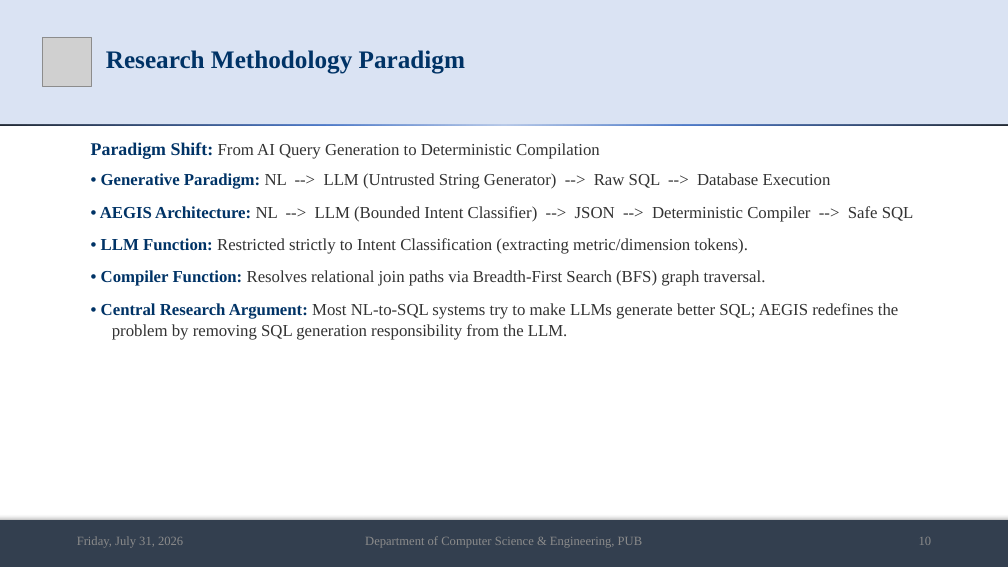
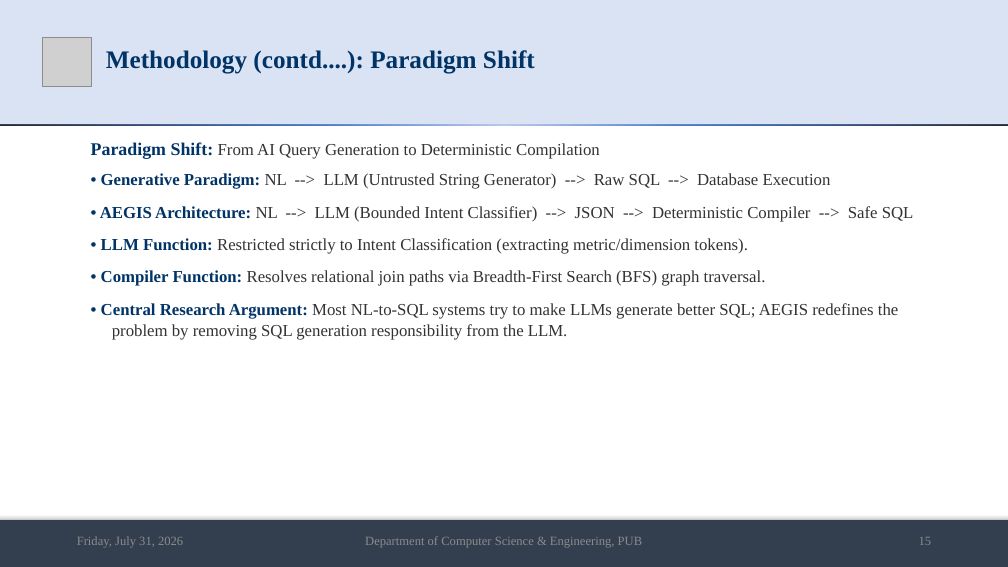
Before and after one commit to md-riaz/AEGIS-Research, a slide deck: slide 15 of docs/scripts/Md_Riaz_Mid_Defense_Final_0322310105101024.pptx (slide 10 before the commit). Drawn at 1008x567 pixels with LibreOffice and Linux fonts; fonts in the diff are those of the drawing; grey boxes stand for pictures. Boxes give left, top, right and bottom in pixels: in the first picture for what was removed or moved away, otherwise in the second. Text is boxed around its words. In the diff, an @@ line names an element or a change of style, - is before the commit and + after.

```diff
--- a/docs/scripts/Md_Riaz_Mid_Defense_Final_0322310105101024.pptx
+++ b/docs/scripts/Md_Riaz_Mid_Defense_Final_0322310105101024.pptx
@@ title at [106,50,535,74]: text changed @@
-Research Methodology Paradigm
+Methodology (contd....): Paradigm Shift
```
Also in this commit, not shown: 19 other slides changed, 5 slides added, 2 other files.
